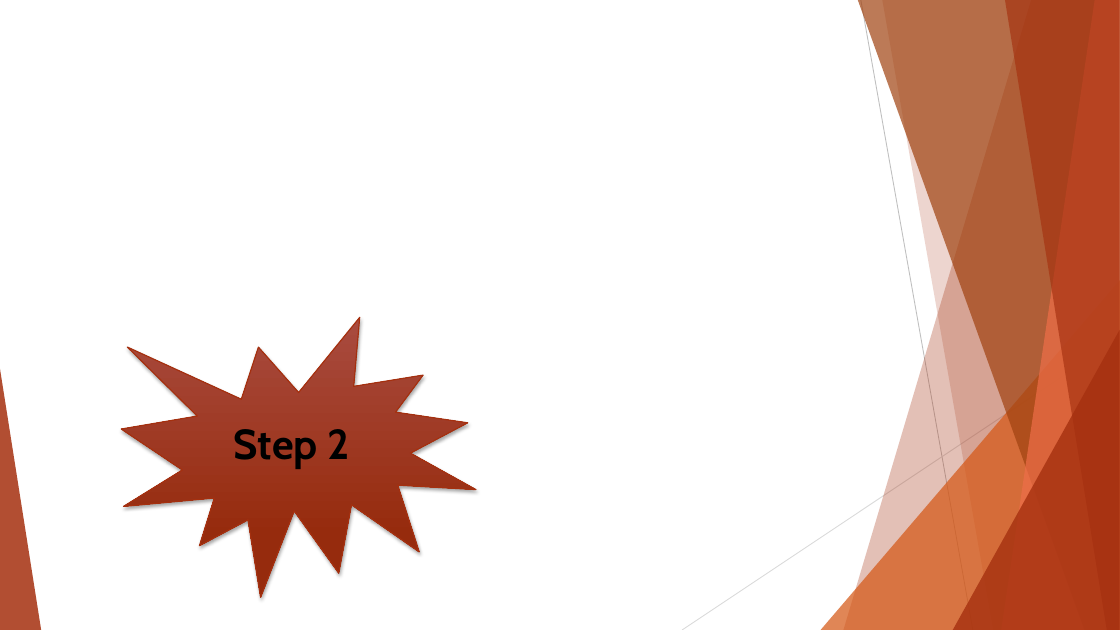
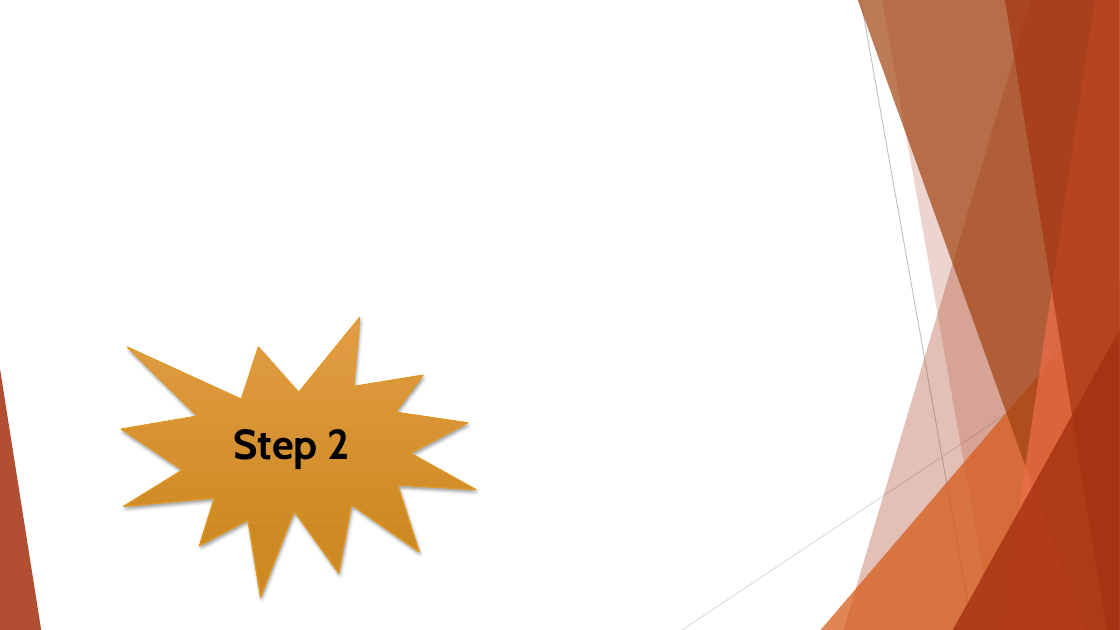
Before and after one commit to ICI3D/Sandbox, a slide deck: slide 15 of IntroToGitHub&SmartGit-v3.1.pptx. Drawn at 1120x630 pixels with LibreOffice and Linux fonts; fonts in the diff are those of the drawing; background and template pictures are left out. Boxes give left, top, right and bottom in pixels: in the first picture for what was removed or moved away, otherwise in the second. Text is boxed around its words. In the diff, an @@ line names an element or a change of style, - is before the commit and + after.

```diff
--- a/IntroToGitHub&SmartGit-v3.1.pptx
+++ b/IntroToGitHub&SmartGit-v3.1.pptx
@@ irregular seal at (121, 318, 476, 597): fill gradient #AA4B40 to #972C0E to gradient #E29E46 to #CE8B22; outline #A5300F 1 pt to #E19825 1 pt @@
```
Also in this commit, not shown: 6 other slides changed, 1 other file.
